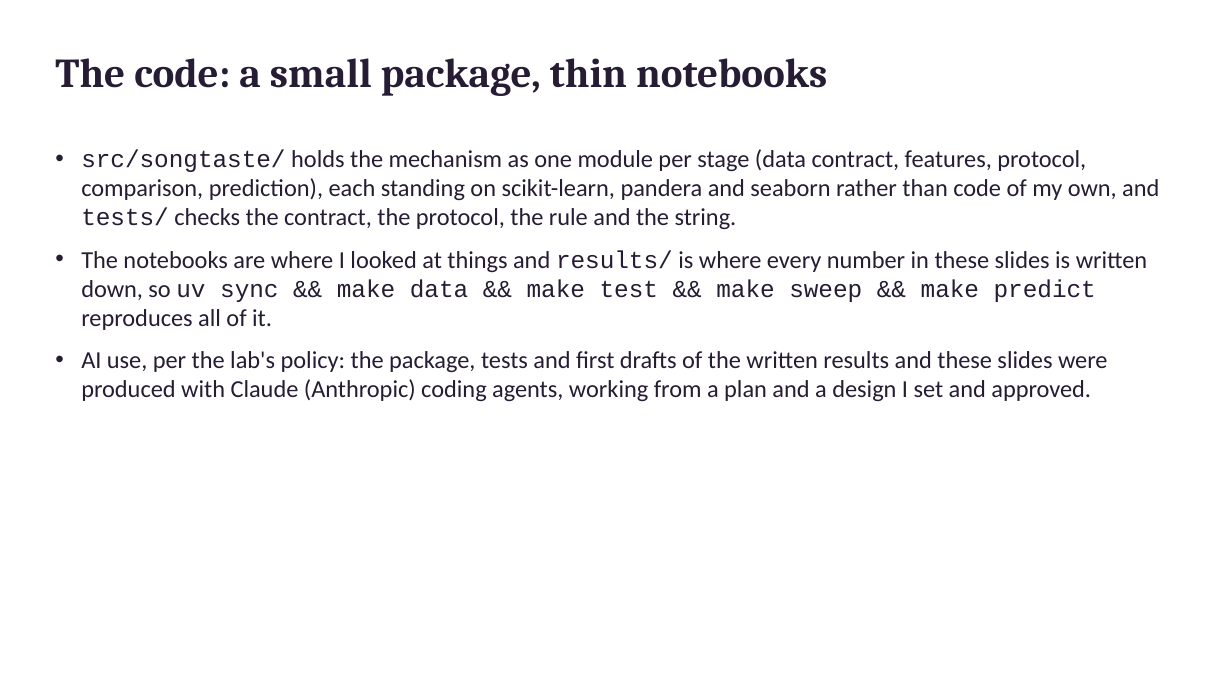
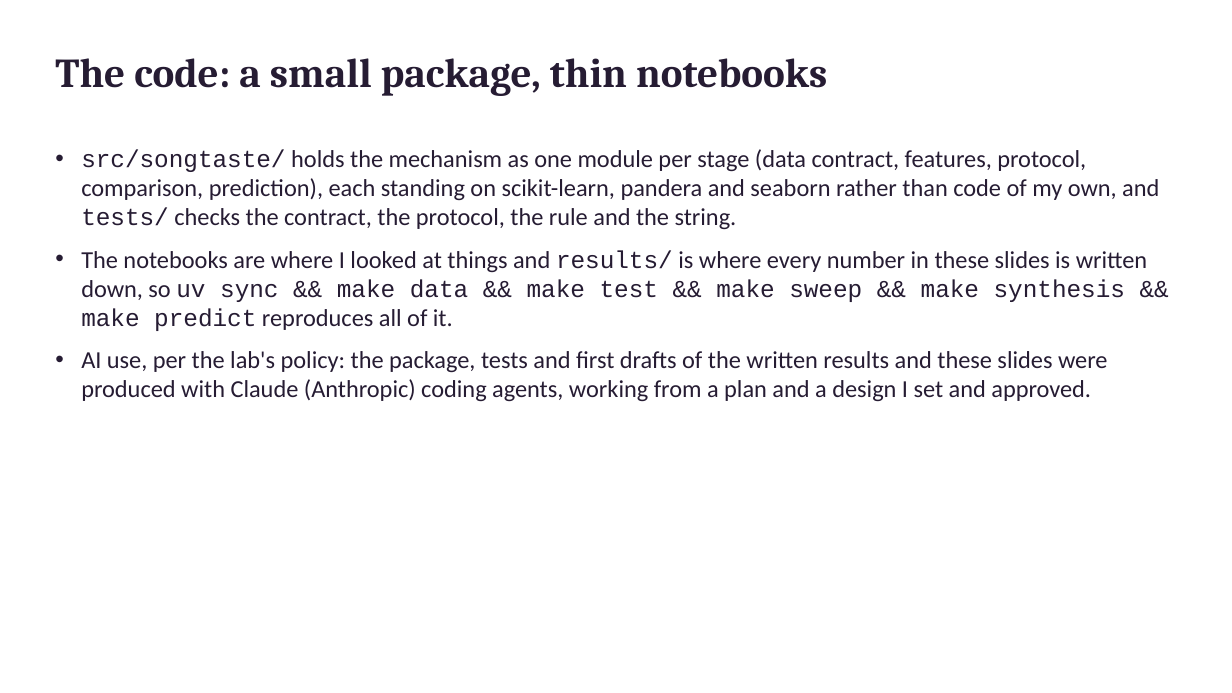
Before and after one commit to AndreassOlsson/FRTN65_code, a slide deck: slide 15 of labs/lab_1_music_taste_prediction/handin/slides.pptx (slide 12 before the commit). Drawn at 1232x693 pixels with LibreOffice and Linux fonts; fonts in the diff are those of the drawing. Boxes give left, top, right and bottom in pixels: in the first picture for what was removed or moved away, otherwise in the second. Text is boxed around its words. In the diff, an @@ line names an element or a change of style, - is before the commit and + after.

```diff
--- a/labs/lab_1_music_taste_prediction/handin/slides.pptx
+++ b/labs/lab_1_music_taste_prediction/handin/slides.pptx
@@ text at [81, 250, 1147, 331]: text changed @@
-• The notebooks are where I looked at things and results/ is where every number in these slides is written down, so uv sync && make data && make test && make sweep && make predict reproduces all of it.
+• The notebooks are where I looked at things and results/ is where every number in these slides is written down, so uv sync && make data && make test && make sweep && make synthesis && make predict reproduces all of it.
```
Also in this commit, not shown: 6 other slides changed, 3 slides added, 15 other files.
